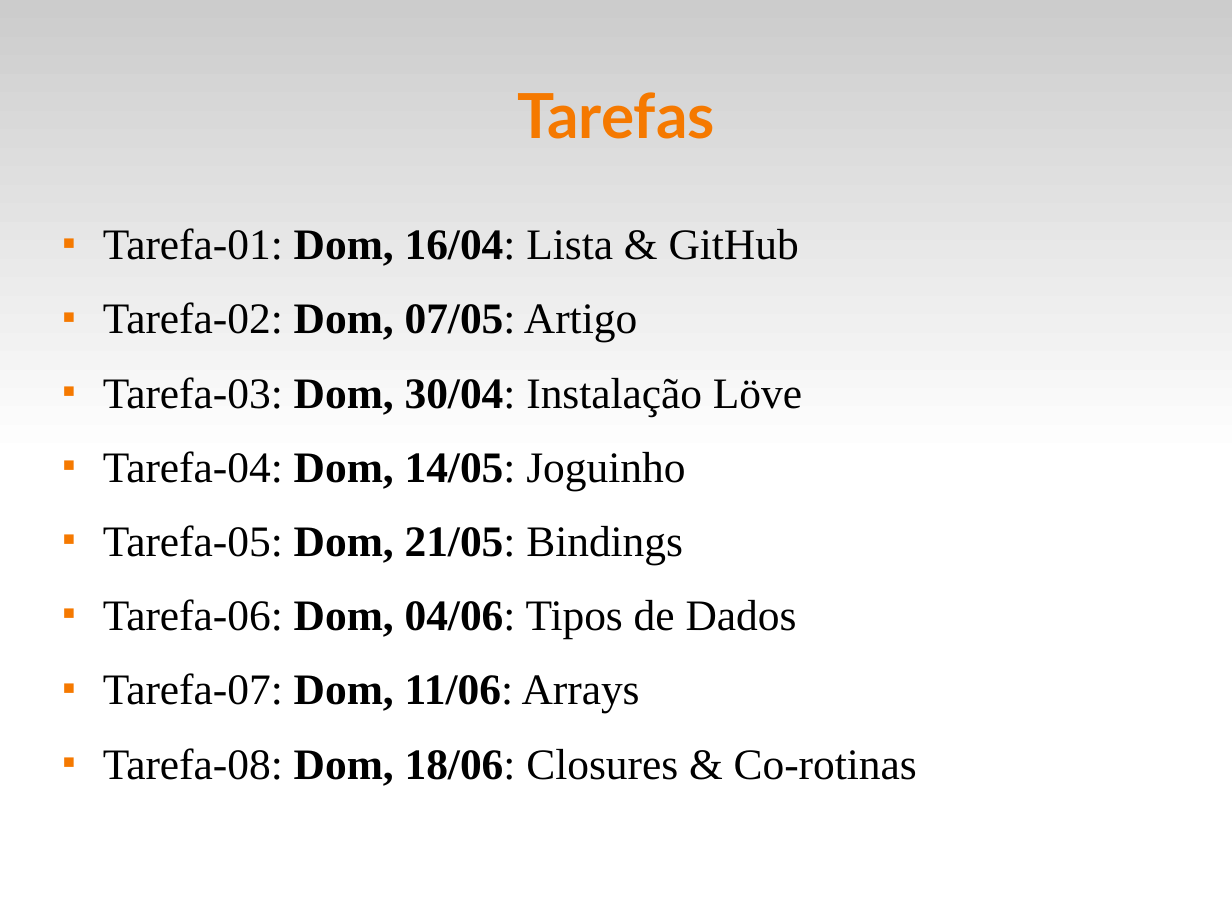
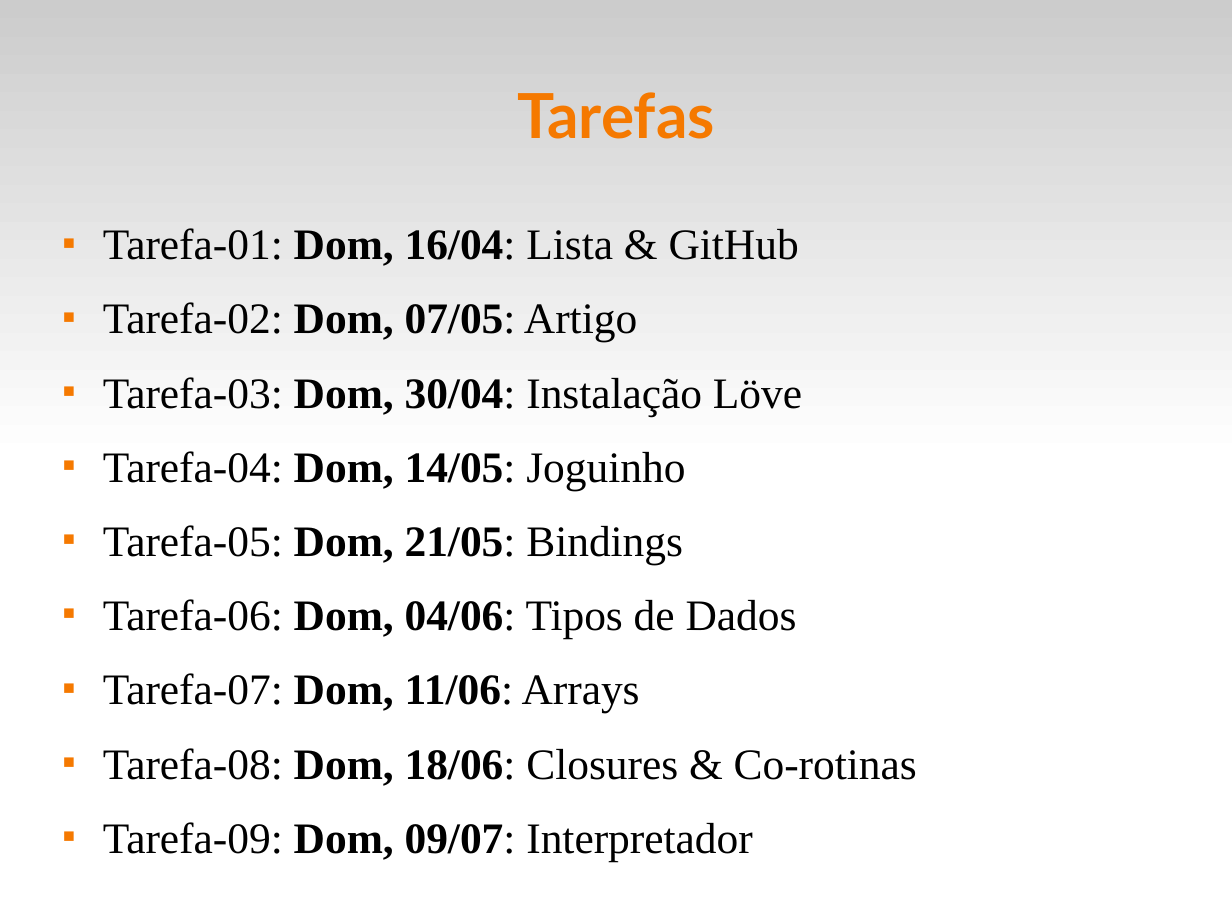
Before and after one commit to fsantanna-uerj/EDL, a slide deck: slide 13 of slides/edl-00.odp (slide 12 before the commit). Drawn at 1232x924 pixels with LibreOffice and Linux fonts; fonts in the diff are those of the drawing. Boxes give left, top, right and bottom in pixels: in the first picture for what was removed or moved away, otherwise in the second. Text is boxed around its words. In the diff, an @@ line names an element or a change of style, - is before the commit and + after.

```diff
--- a/slides/edl-00.odp
+++ b/slides/edl-00.odp
@@ text at <box>103,822,752,861</box>: paragraph added @@
+■ Tarefa-09: Dom, 09/07: Interpretador
```
Also in this commit, not shown: 1 other slide changed, 1 slide added, 1 slide removed, 3 other files.
